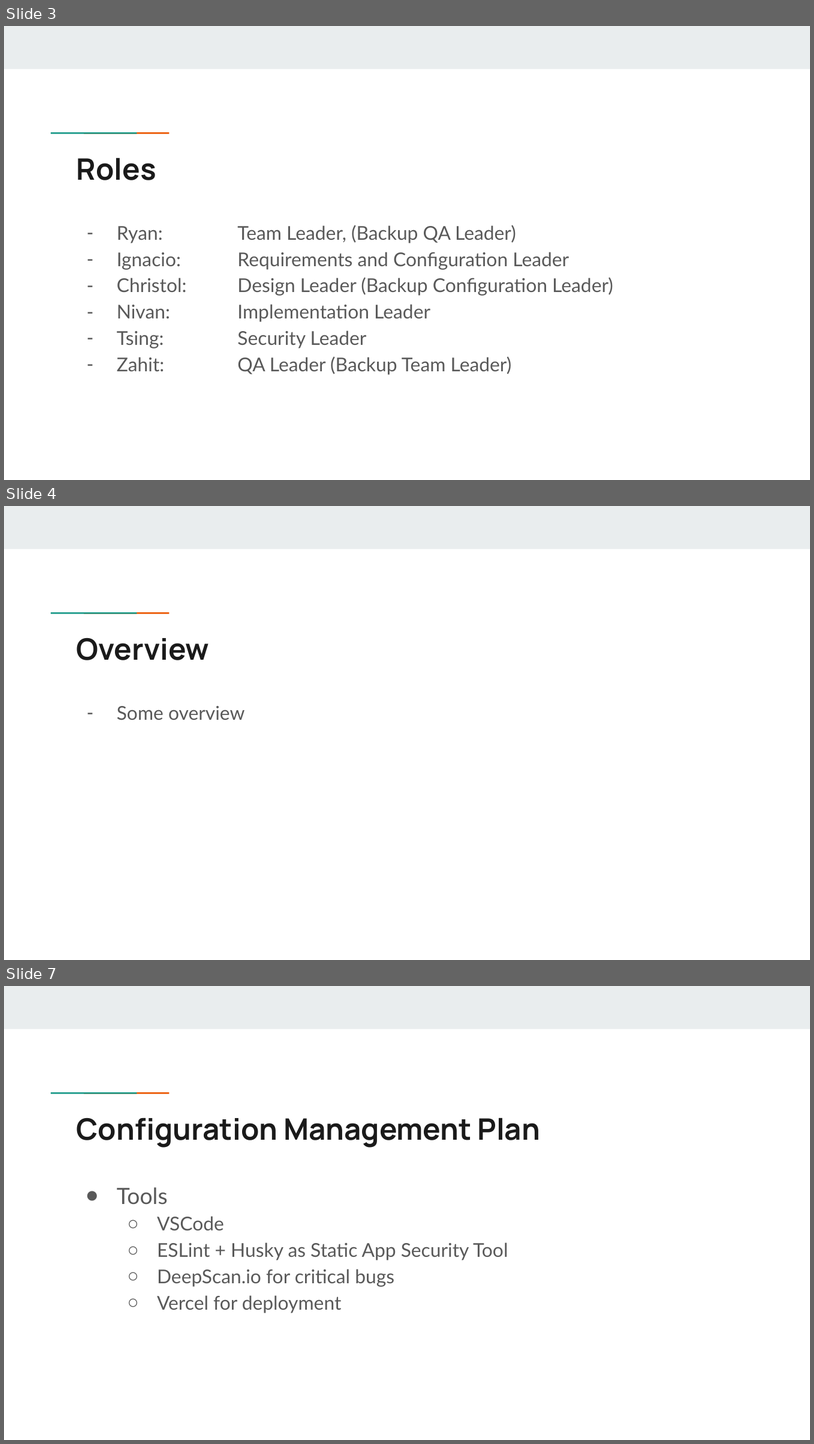
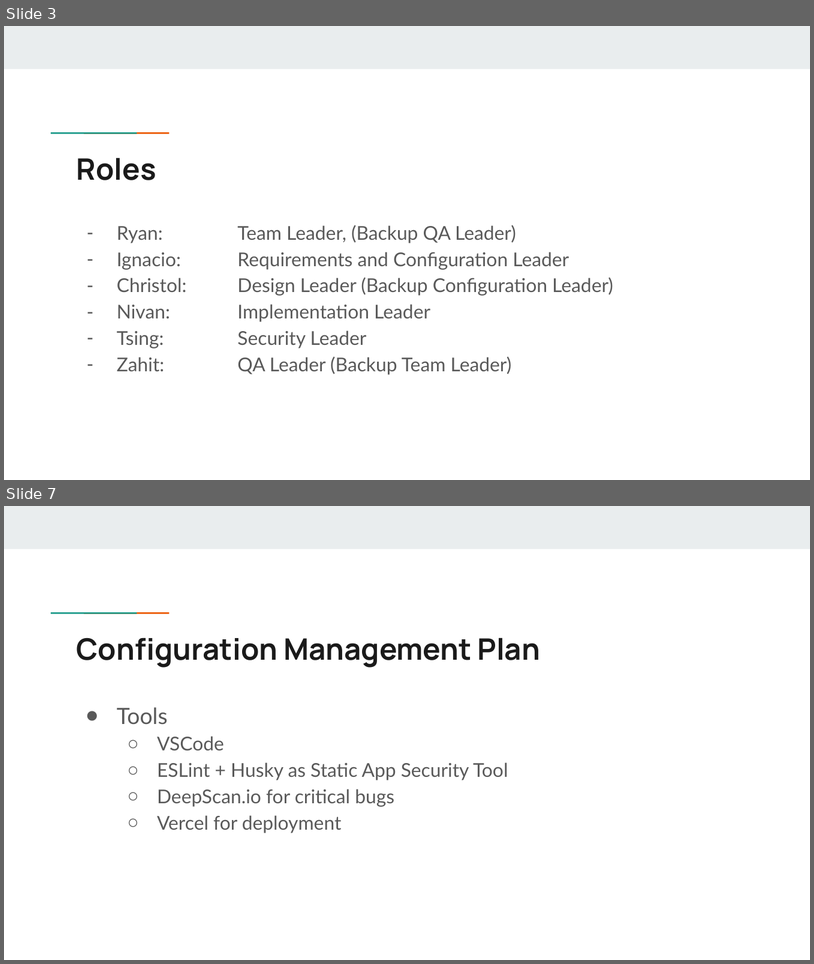
Before and after one commit to christorange/rxcellent, a slide deck: doc/Iteration0/Iter0_Presentation.pptx. Shown one above the other, each under a label of ours: slides 3, 4 and 7 before the commit, slides 3 and 7 after it; the slides between them are not shown. The pictures are 814x1444 and 814x964 pixels, drawn with LibreOffice and Linux fonts; fonts in the diff are those of the drawing. Boxes give left, top, right and bottom in pixels: in the first picture for what was removed or moved away, otherwise in the second. Text is boxed around its words. In the diff, an @@ line names an element or a change of style, - is before the commit and + after.

```diff
--- a/doc/Iteration0/Iter0_Presentation.pptx
+++ b/doc/Iteration0/Iter0_Presentation.pptx
@@ slide 4 removed at bbox=[4, 506, 810, 960], background #FFFFFF; not listed: 3 template elements that a slide beside it also shows @@
@@ title removed at bbox=[77, 637, 210, 660] @@
-Overview
@@ text removed at bbox=[117, 706, 245, 720] @@
-– Some overview
```
Also in this commit, not shown: 2 slides changed, 2 slides added, 1 other slide removed.
